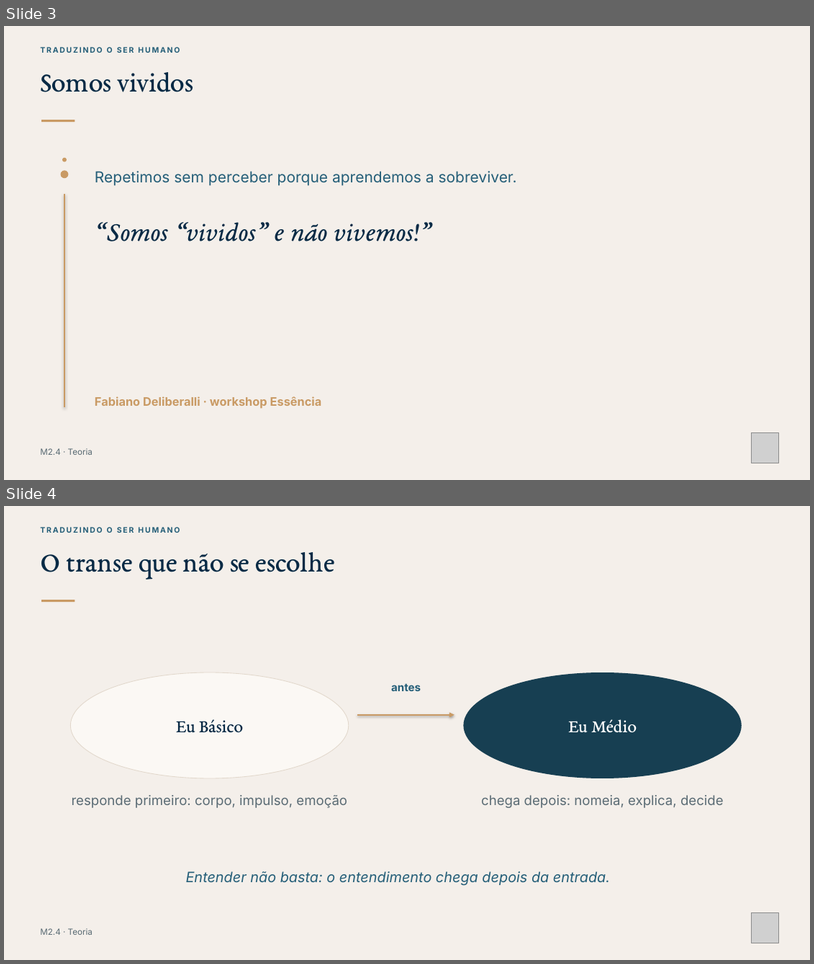
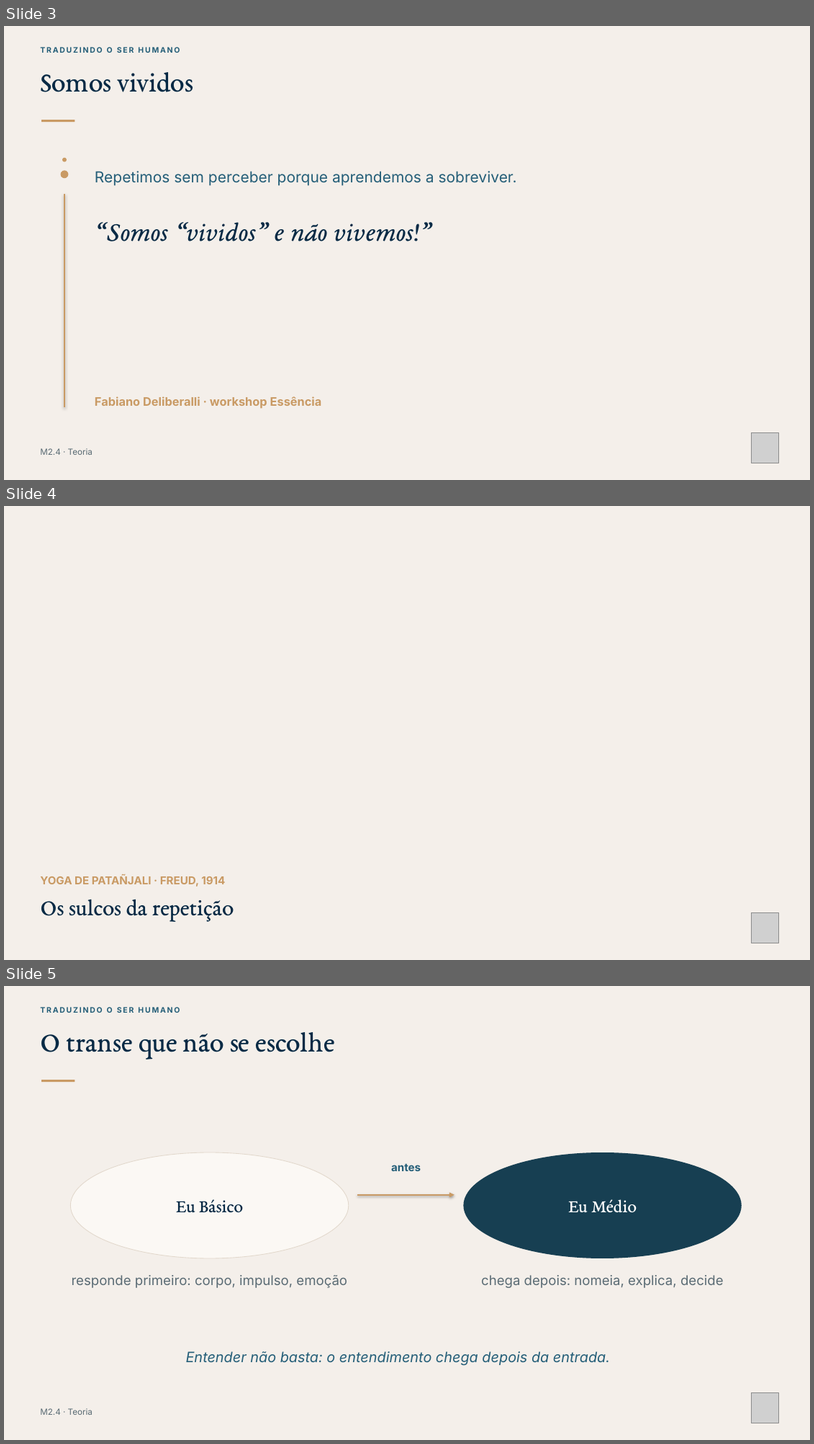
Before and after one commit to fabianodeliberalli/base-cognitiva-vault, a slide deck: 70 - Produções/Cursos/Curso - Nome Provisório/Materiais/Módulo 2/Slides de gravação 29-11/TSH · M2.4 · Teoria · O que mantém a repetição de uma resposta.pptx. Shown one above the other, each under a label of ours: slides 3 and 4 before the commit, slides 3, 4 and 5 after it. The pictures are 814x964 and 814x1444 pixels, drawn with LibreOffice and Linux fonts; fonts in the diff are those of the drawing; grey boxes stand for pictures; background and template pictures are left out. Boxes give left, top, right and bottom in pixels: in the first picture for what was removed or moved away, otherwise in the second. Text is boxed around its words. In the diff, an @@ line names an element or a change of style, - is before the commit and + after.

```diff
--- a/70 - Produções/Cursos/Curso - Nome Provisório/Materiais/Módulo 2/Slides de gravação 29-11/TSH · M2.4 · Teoria · O que mantém a repetição de uma resposta.pptx
+++ b/70 - Produções/Cursos/Curso - Nome Provisório/Materiais/Módulo 2/Slides de gravação 29-11/TSH · M2.4 · Teoria · O que mantém a repetição de uma resposta.pptx
@@ slide 4 added at (x1=4, y1=506, x2=810, y2=960), background picture (left out) @@
@@ text added at (x1=40, y1=875, x2=225, y2=886), 13 pt, text #C99A64, bold @@
+YOGA DE PATAÑJALI · FREUD, 1914
@@ text added at (x1=40, y1=899, x2=234, y2=921), 28 pt, text #082A45 @@
+Os sulcos da repetição
@@ picture added at (x1=751, y1=913, x2=779, y2=943) @@
@@ what was slide 4 is now slide 5 @@
```
Also in this commit, not shown: 1 slide changed, 1 other slide added, 1 slide removed, 23 other files.
